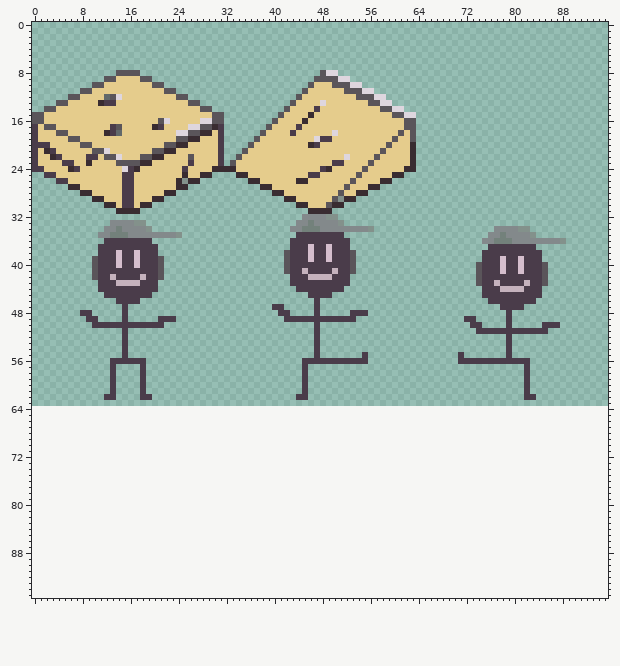
File history of a pixel-art file, Assets/Textures/Project Red Sun2.aseprite. The first picture shows the starting point.
96x64 pixels, 1 frame. The old version is drawn lined up with the new one, on the new canvas.
After:
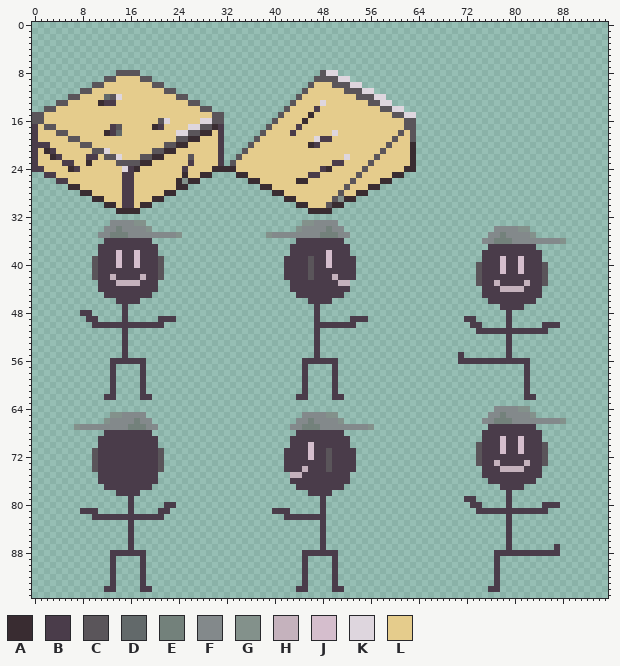
Palette (. is transparent): A #392c31  B #4a3c4a  C #5a555a  D #62696a  E #73817b  F #83898b  G #83918b  H #c5b2bd  J #d5becd  K #ded6de  L #e5cc8c
Difference:
canvas 96x64 -> 96x96
Changed rows in their new state; - is an unchanged pixel.
first column x 39:
32 ------......------
33 -----.GG----.-----
34 ----.GFFF-E--.....
35 GFFFFFFFFEEEFF----
36 ----.--------.----
37 -------B--B-------
38 ---.---B------.---
39 ---B---C------B---
40 ---B---C--J---B---
41 ---B--BC---B--B---
42 ---B---CBBBH--B---
43 ------------HH----
44 ----B--------B----
45 -----BB----BB-----
46 -------B-BB-------
47 -..---------------
48 --..----------...-
49 ---.....-.....-BB-
50 ---------BBBBBB---
first column x 7:
55 ------------------------------------------------.---------------------------------
56 --------------------------------------------.....---------------------------------
57 -------------------------------------------B--------------------------------------
58 -------------------------------------------B--------------------------------------
59 -------------------------------------------B--------------------------------------
60 -------------------------------------------B--------------------------------------
61 -------------------------------------------B--------------------------------------
62 -------------------------------------------BB-------------------------------------
64 ----------------------------------------------------------------------FFFFGG------
65 ------GGFFFF--------------------------FFFFGG-------------------------FFEFFFFG-----
66 -----GFFFFEFF------------------------FFEFFFFG-----------------------FFEEEFFFFFFFFG
67 GFFFFFFFFEEEFF----------------------FFEEEFFFFFFFFG-------------------BBBBBBBB-----
68 -----BBBBBBBB------------------------BBBBBBBB-----------------------BBBBBBBBBB----
69 ----BBBBBBBBBB----------------------BBBBBBBBBB----------------------BBBJBBJBBB----
70 ----BBBBBBBBBB----------------------BBBJBBBBBB---------------------CBBBJBBJBBBC---
71 ---CBBBBBBBBBBC--------------------BBBBJBBCBBBB--------------------CBBBJBBJBBBC---
72 ---CBBBBBBBBBBC--------------------BBBBJBBCBBBB--------------------CBBBBBBBBBBC---
73 ---CBBBBBBBBBBC--------------------BBBBBBBCBBBB--------------------CBBHBBBBHBBC---
74 ---CBBBBBBBBBBC--------------------BBBHBBBCBBBB---------------------BBBHHHHBBB----
75 ----BBBBBBBBBB----------------------HHBBBBBBBB----------------------BBBBBBBBBB----
76 ----BBBBBBBBBB----------------------BBBBBBBBBB-----------------------BBBBBBBB-----
77 -----BBBBBBBB------------------------BBBBBBBB--------------------------BBBB-------
78 -------BBBB----------------------------BBBB-----------------------------B---------
79 ---------B-------------------------------B-----------------------BB-----B---------
80 ---------B-----BB------------------------B------------------------BB----B-----BBB-
81 -BBB-----B----BB-----------------BBB-----B-------------------------BBBBBBBBBBBB---
82 ---BBBBBBBBBBBB--------------------BBBBBBB------------------------------B---------
83 ---------B-------------------------------B------------------------------B---------
84 ---------B-------------------------------B------------------------------B---------
85 ---------B-------------------------------B------------------------------B---------
86 ---------B-------------------------------B------------------------------B---------
87 ---------B-------------------------------B------------------------------B-------B-
88 ------BBBBBB--------------------------BBBBBB--------------------------BBBBBBBBBBB-
89 ------B----B--------------------------B----B--------------------------B-----------
90 ------B----B--------------------------B----B--------------------------B-----------
91 ------B----B--------------------------B----B--------------------------B-----------
92 ------B----B--------------------------B----B--------------------------B-----------
93 ------B----B--------------------------B----B--------------------------B-----------
94 -----BB----BB------------------------BB----BB------------------------BB-----------
